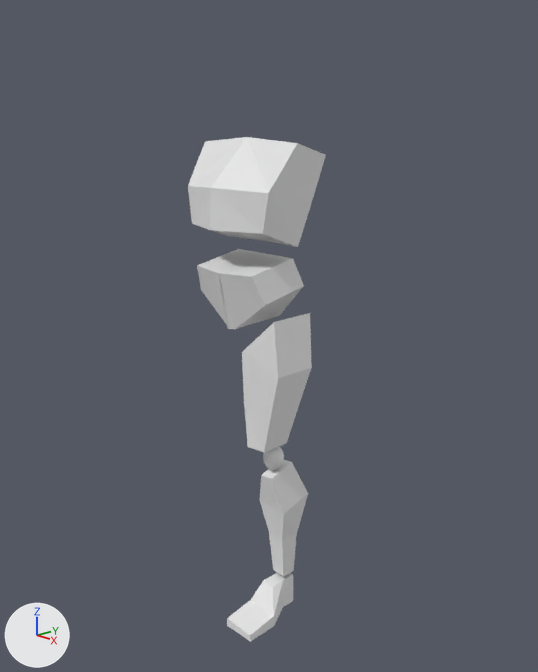
Before and after pictures for a commit that changed the Blender file Low Poly Characters Blender Bitesize Course/block_man.blend.
The view is the same before and after, from a 50 mm camera at (3.51, -3.17, 3.51) aimed at (0.04, 0.06, 2.2). Every picture has the same lights, and +X, +Y and +Z are marked at lower left. The picture after the commit comes second.
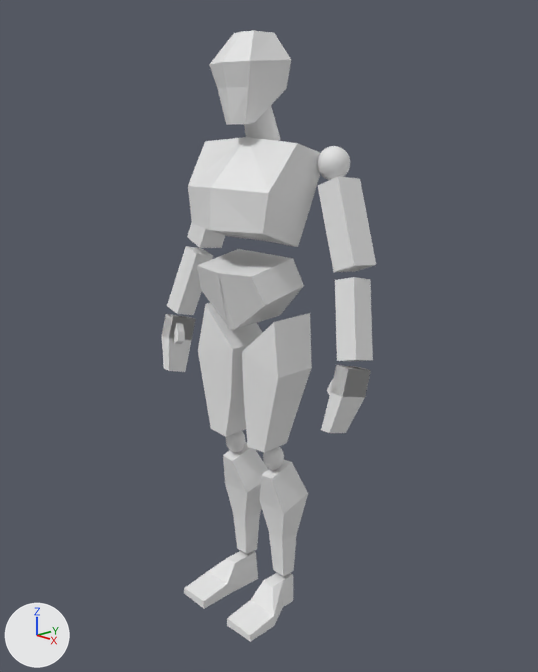
The edits, one by one:
Mesh me_cube_010 is new.
It has 16 vertices, 11 faces and spans x -1.0..0.0, y -1.0..1.17, z -0.87..0.97.
Mesh me_cylinder is new.
It is a 32-sided cut cone along z (radius 1.0 at the low end, 0.81 at the high end) spanning x -1.0..1.0, y -1.0..1.0, z -1.0..1.0.
Mesh me_cube_009 is new.
It has 16 vertices, 14 faces and spans x -1.0..1.91, y -0.95..-0.1, z -1.0..2.84.
Mesh me_cube_007 is new.
It has 20 vertices, 16 faces and spans x -1.76..1.0, y -1.0..1.0, z -3.88..1.0.
Mesh me_cube_006 is new.
It is a box spanning x -1.0..1.0, y -1.0..1.0, z -1.0..1.0.
Mesh me_sphere_001 is new.
It is a UV sphere (32 segments, 16 rings, poles along z) spanning x -1.0..1.0, y -1.0..1.0, z -1.0..1.0.
Object 'Cube' (ob_cube) gains a MIRROR modifier named 'Mirror'.
Modifier setting: mirror_object = ob_cube_003.
Object 'Cube.001' (ob_cube_001) gains a MIRROR modifier named 'Mirror'.
Modifier setting: mirror_object = ob_cube_003.
Object 'Sphere' (ob_sphere) gains a MIRROR modifier named 'Mirror'.
Modifier setting: mirror_object = ob_cube_003.
Object 'Cube.002' (ob_cube_002) gains a MIRROR modifier named 'Mirror'.
Modifier setting: mirror_object = ob_cube_003.
Object 'Cube.008' (ob_cube_008) is new; it shows me_cube_010.
Its location is (-0.019, -0.012, 3.811).
Its scale is (-0.183, -0.204, -0.282).
It gains a MIRROR modifier named 'Mirror'.
Object 'Cylinder' (ob_cylinder) is new; it shows me_cylinder.
Its location is (-0.019, 0.043, 3.548).
Its rotation in degrees is (16, 0, 0).
Its scale is (0.118, 0.0968, 0.118).
Object 'Cube.009' (ob_cube_009) is new; it shows me_cube_009.
Its location is (0.762, -0.001, 2.084).
Its rotation in degrees is (-19, 36, -11).
Its scale is (0.0238, 0.0712, -0.0349).
It gains a MIRROR modifier named 'Mirror'.
Modifier setting: mirror_object = ob_cube_004.
Object 'Cube.007' (ob_cube_007) is new; it shows me_cube_007.
Its location is (0.811, 0.001, 2.09).
Its rotation in degrees is (-16, 0, 0).
Its scale is (0.0468, 0.105, 0.082).
It gains a MIRROR modifier named 'Mirror'.
Modifier setting: mirror_object = ob_cube_004.
Object 'Cube.006' (ob_cube_006) is new; it shows me_cube_006.
Its location is (0.756, 0.075, 2.437).
Its rotation in degrees is (-13, -14, 3.3).
Its scale is (0.0712, 0.0769, 0.237).
It gains a MIRROR modifier named 'Mirror'.
Modifier setting: mirror_object = ob_cube_004.
Object 'Cube.005' (ob_cube_005) is new; it shows a copy of me_cube_006.
Its location is (0.587, 0.185, 2.964).
Its rotation in degrees is (-6.4, -21, 2.3).
Its scale is (0.082, 0.0994, 0.263).
It gains a MIRROR modifier named 'Mirror'.
Modifier setting: mirror_object = ob_cube_004.
Object 'Sphere.001' (ob_sphere_001) is new; it shows me_sphere_001.
Its location is (0.441, 0.216, 3.314).
Its scale is (0.0998, 0.0998, 0.0998).
It gains a MIRROR modifier named 'Mirror'.
Modifier setting: mirror_object = ob_cube_004.

Pixel boxes [x1, y1, x2, y2] of what changed, in the pictures (538 x 672 px):
'Cube', modifiers changed (62% wider, 7% taller): before [242, 313, 312, 452]; after [198, 303, 312, 452]
'Cube.001', modifiers changed (72% wider, 15% taller): before [259, 460, 308, 576]; after [223, 442, 308, 576]
'Cube.008', added: after [209, 30, 291, 125]
'Cube.002', modifiers changed (64% wider, 31% taller): before [227, 573, 293, 642]; after [184, 551, 293, 642]
'Cube.006', added: after [167, 246, 373, 361]
'Cube.005', added: after [187, 176, 376, 272]
'Cube.007', added: after [162, 314, 371, 433]
'Sphere.001', added: after [317, 146, 350, 180]
'Cylinder', added: after [244, 106, 280, 141]
'Sphere', modifiers changed (168% wider, 67% taller): before [263, 447, 284, 470]; after [226, 431, 284, 470]
'Cube.009', added: after [174, 323, 333, 395]
